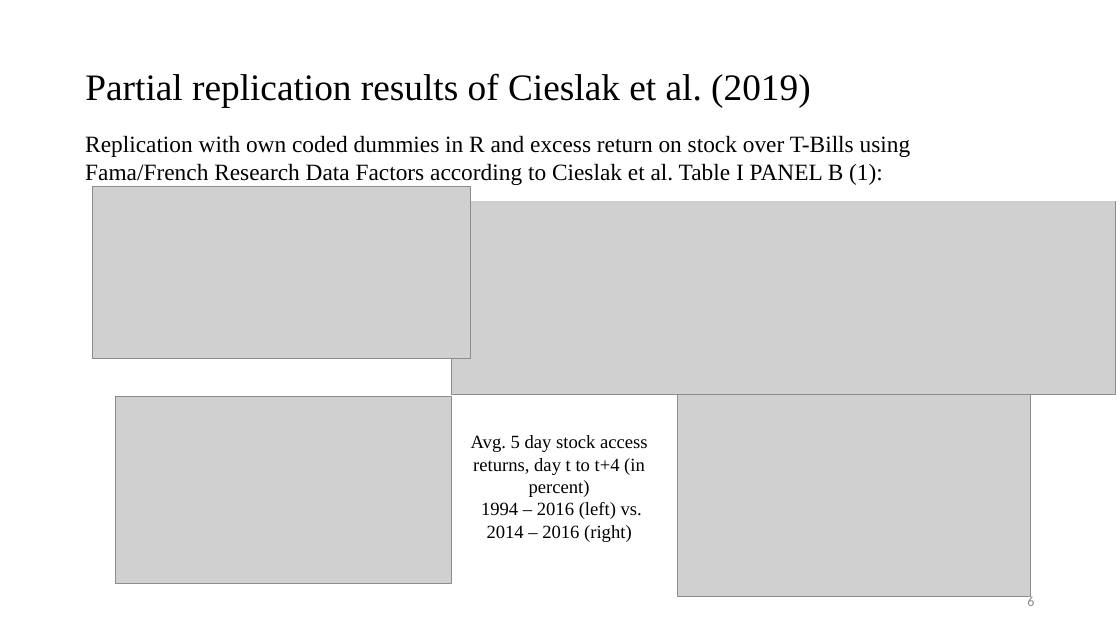
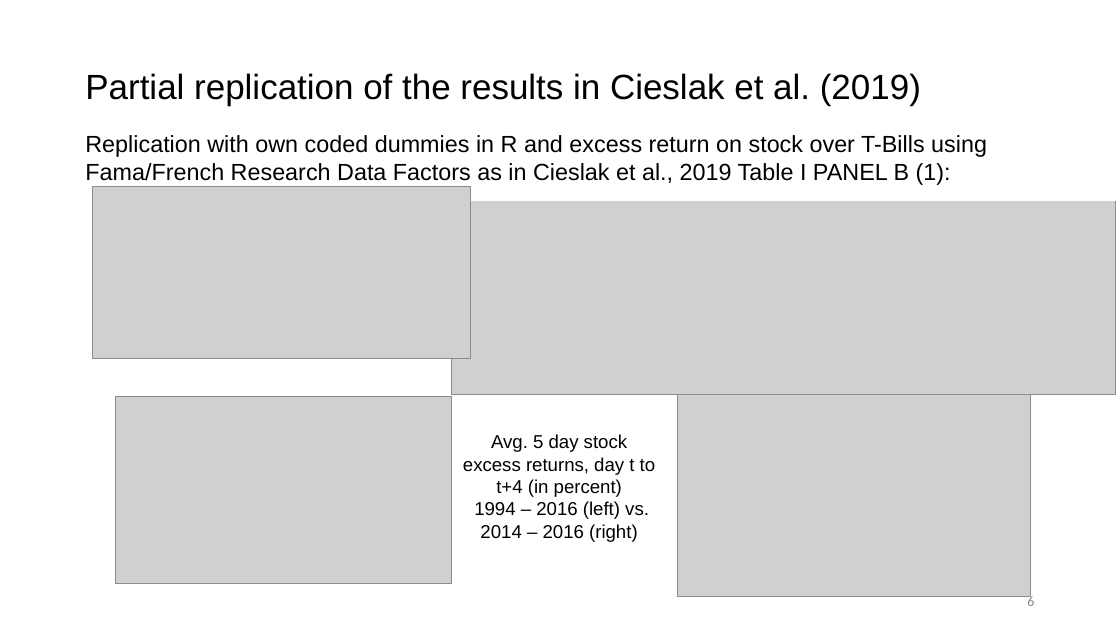
Before and after one commit to felix-reichel/stock-returns-over-the-fomc-cycle-revisited, a slide deck: slide 6 of slides/BA_Thesis_slides_FR_JKUEcon_2023.pptx. Drawn at 1120x630 pixels with LibreOffice and Linux fonts; fonts in the diff are those of the drawing; grey boxes stand for pictures. Boxes give left, top, right and bottom in pixels: in the first picture for what was removed or moved away, otherwise in the second. Text is boxed around its words. In the diff, an @@ line names an element or a change of style, - is before the commit and + after.

```diff
--- a/slides/BA_Thesis_slides_FR_JKUEcon_2023.pptx
+++ b/slides/BA_Thesis_slides_FR_JKUEcon_2023.pptx
@@ title at (85,73,921,106): text changed; size 32 to 30 pt; font Times New Roman to Arial @@
-Partial replication results of Cieslak et al. (2019)
+Partial replication of the results in Cieslak et al. (2019)
@@ text at (85,135,987,185): text changed; font Times New Roman to Arial @@
-Replication with own coded dummies in R and excess return on stock over T-Bills using Fama/French Research Data Factors according to Cieslak et al. Table I PANEL B (1):
+Replication with own coded dummies in R and excess return on stock over T-Bills using Fama/French Research Data Factors as in Cieslak et al., 2019 Table I PANEL B (1):
@@ text at (463,434,656,519): text changed; font Times New Roman to Arial @@
-Avg. 5 day stock access returns, day t to t+4 (in percent)
-1994 – 2016 (left) vs.
+Avg. 5 day stock excess returns, day t to t+4 (in percent)
+1994 – 2016 (left) vs.
@@ text at (480,524,638,542): font Times New Roman to Arial in "2014 – 2016 (right)" @@
```
Also in this commit, not shown: 6 other slides changed, 58 other files.
